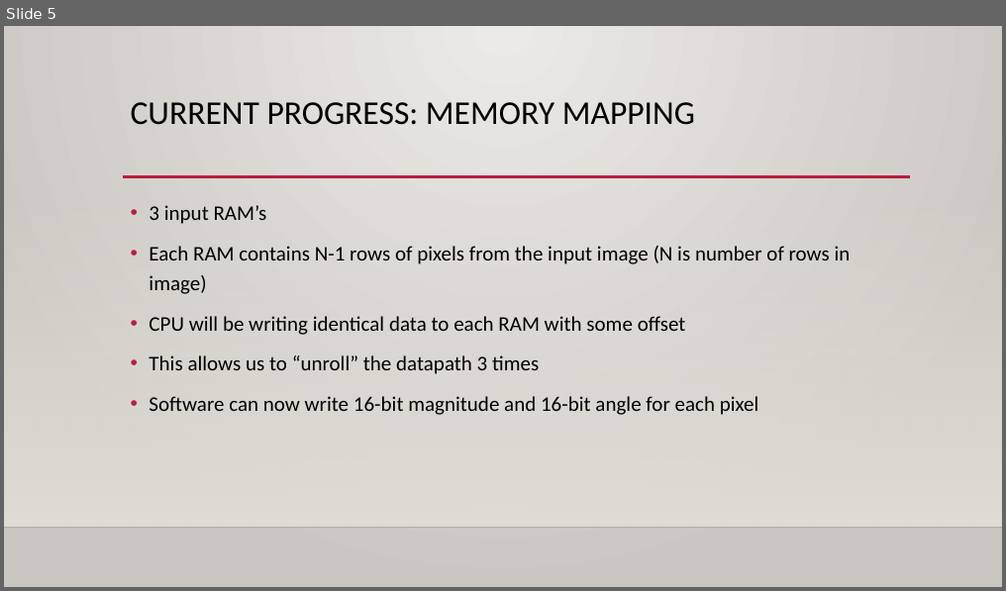
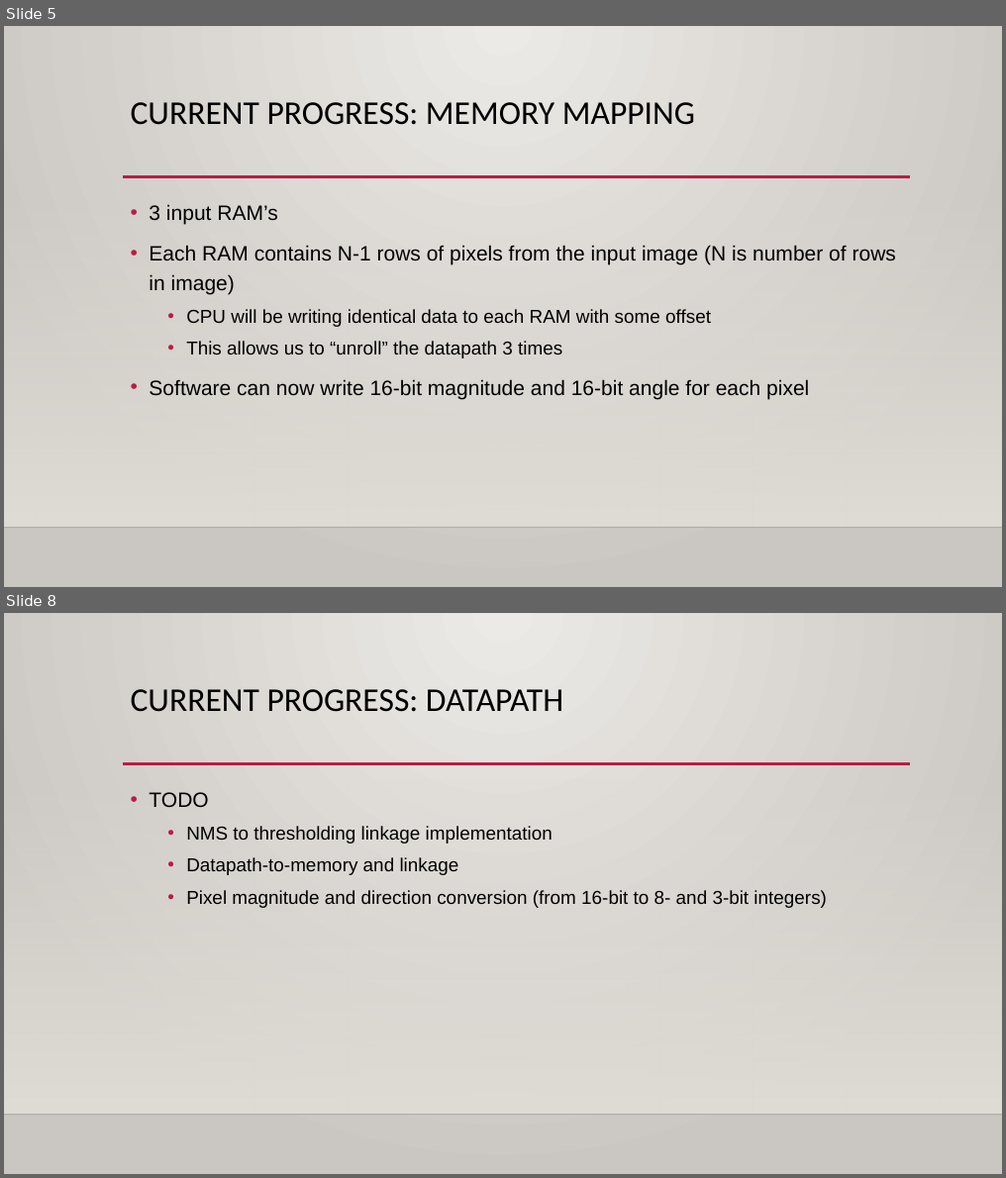
Before and after one commit to Maximus32/Reconfig-Canny, a slide deck: Deliverables/Canny edge detection – fpga speedup.pptx. Shown one above the other, each under a label of ours: slide 5 before the commit, slides 5 and 8 after it; the slides between them are not shown. The pictures are 1006x591 and 1006x1178 pixels, drawn with LibreOffice and Linux fonts; fonts in the diff are those of the drawing; background and template pictures are left out. Boxes give left, top, right and bottom in pixels: in the first picture for what was removed or moved away, otherwise in the second. Text is boxed around its words. In the diff, an @@ line names an element or a change of style, - is before the commit and + after.

```diff
--- a/Deliverables/Canny edge detection – fpga speedup.pptx
+++ b/Deliverables/Canny edge detection – fpga speedup.pptx
@@ slide 8 added at (x1=4, y1=613, x2=1002, y2=1174), background gradient #ECEAE7 to #CAC7C1; not listed: 3 template elements that a slide beside it also shows @@
@@ title added at (x1=131, y1=689, x2=563, y2=712), 32 pt, text #000000 @@
+CURRENT PROGRESS: DATAPATH
@@ text added at (x1=149, y1=792, x2=827, y2=908), 18 pt, text #000000 @@
+• TODO
+  • NMS to thresholding linkage implementation
+  • Datapath-to-memory and linkage
+  • Pixel magnitude and direction conversion (from 16-bit to 8- and 3-bit integers)
@@ slide 5 changed as well @@
@@ text "3 input RAM’s" at (x1=149, y1=204, x2=896, y2=399): font Calibri to Arial; size 20 to 18 pt in "CPU will be writing identical data to ...", "This allows us to “unroll” the datapath ..."; list level 1 to 2 in "CPU will be writing identical ..."; list level 1 to 2 in "This allows us to “unroll” ..." @@
```
Also in this commit, not shown: 4 other slides changed, 2 other slides added.
